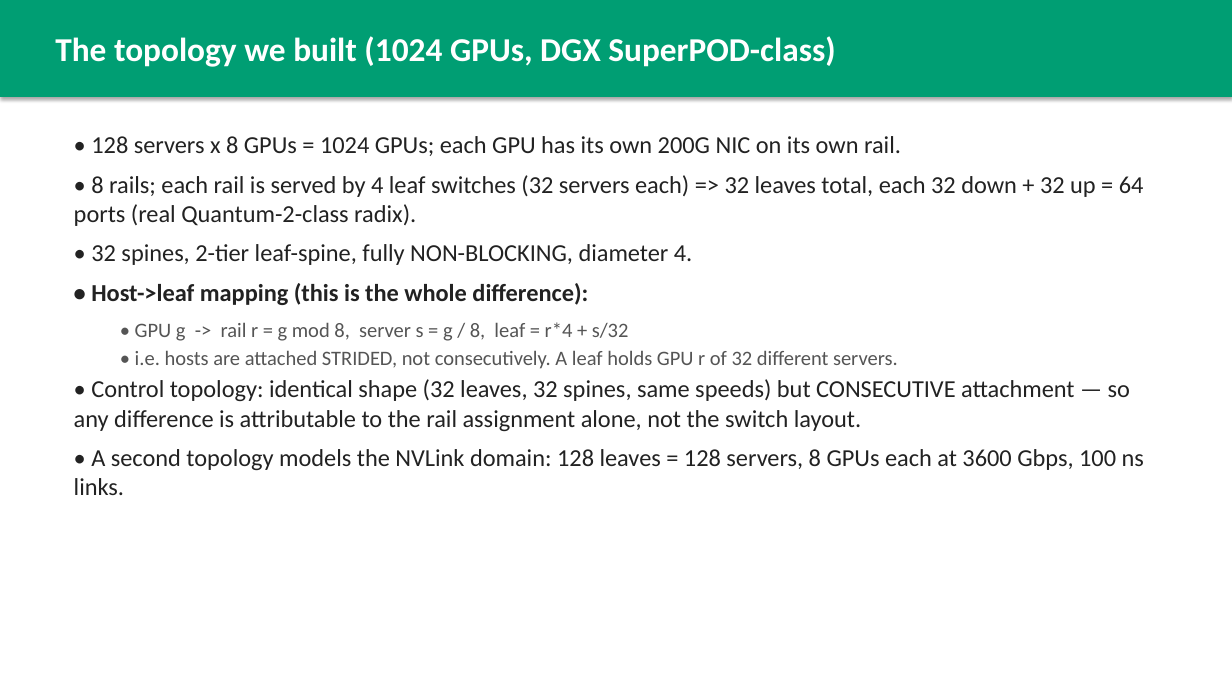
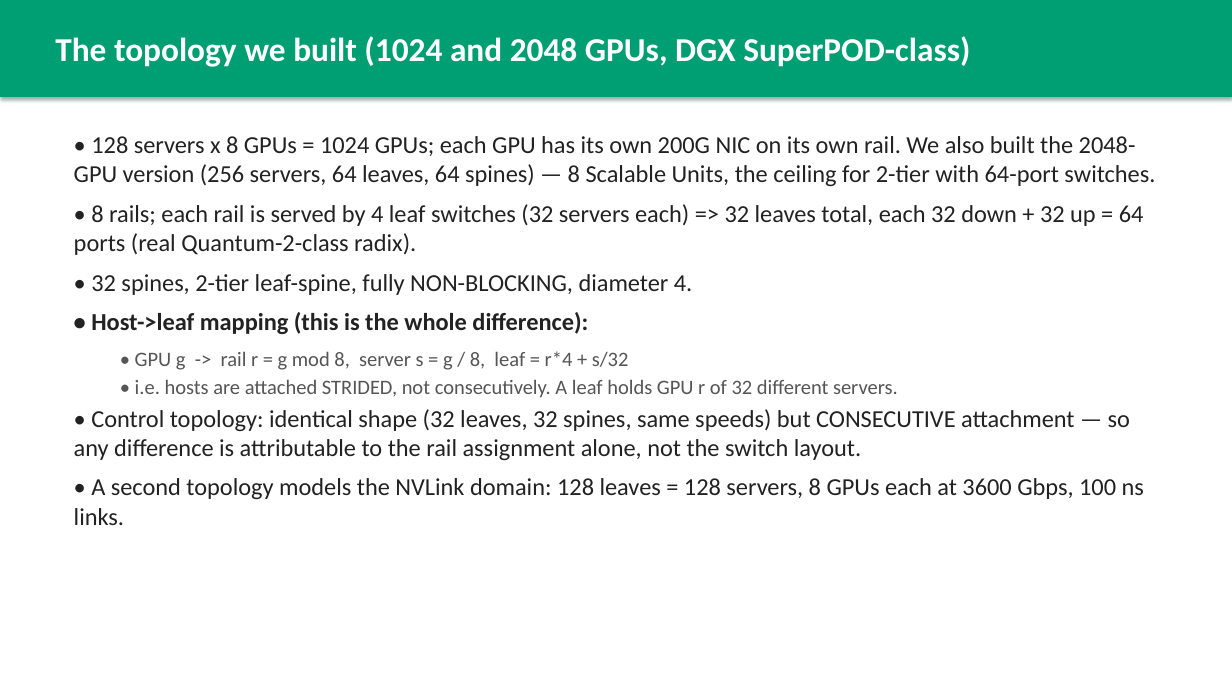
Before and after one commit to Mahmoudzahalka/HTSIM, a slide deck: slide 25 of htsim/sim/datacenter/experiments/runs/IB_vs_UET_presentation.pptx. Drawn at 1232x693 pixels with LibreOffice and Linux fonts; fonts in the diff are those of the drawing. Boxes give left, top, right and bottom in pixels: in the first picture for what was removed or moved away, otherwise in the second. Text is boxed around its words. In the diff, an @@ line names an element or a change of style, - is before the commit and + after.

Commit message:
Rail study complete: 48/48 runs, fold in the 3 big-box results
The three MoE/2048/100MB cells (ib.rail, ib.flat, uet.flat) came back clean from
the larger-memory machine -- all flows finished, zero lossless overflow. Grid is
now 48/48 ok.

Reassembled results_rail.csv / utilization_rail.csv (48 rows each).

make_graphs_rail.py: g() matched only (workload,size,stack,topology) and returned
the first hit, so once 2048 rows were appended it silently plotted the 1024 row
every time -- half the grid was missing from every figure. Added an explicit node
count and split all figures by scale; new fig4 carries the IB/UET ratio.

The 2048 data overturns two conclusions drawn from the 1024-only grid:
  - "UET is indifferent to rails" holds for all-reduce but NOT for MoE, where
    UET's rail benefit grows with scale to -16% at 2048/100MB.
  - IB's 11% MoE win at 1024/100MB (0.89x) does not survive scaling: 1.31x at 2048.
Rail locality still leaves UET's retransmits unchanged (0.3-2.9%) even where it
cuts makespan 16%, which is the clearest evidence yet that MoE is endpoint-bound.

Updated §8 of DESIGN_AND_VALIDATION.md, §7 of IB_vs_UET_COMPARISON.md, and the
deck (34 -> 36 slides). RUN_ON_BIGGER_BOX.md marked done, kept as the repro record.

```diff
--- a/htsim/sim/datacenter/experiments/runs/IB_vs_UET_presentation.pptx
+++ b/htsim/sim/datacenter/experiments/runs/IB_vs_UET_presentation.pptx
@@ text at (x1=55, y1=36, x2=970, y2=67): text changed @@
-The topology we built (1024 GPUs, DGX SuperPOD-class)
+The topology we built (1024 and 2048 GPUs, DGX SuperPOD-class)
@@ text at (x1=74, y1=136, x2=1155, y2=186): text changed @@
-• 128 servers x 8 GPUs = 1024 GPUs; each GPU has its own 200G NIC on its own rail.
+• 128 servers x 8 GPUs = 1024 GPUs; each GPU has its own 200G NIC on its own rail. We also built the 2048-GPU version (256 servers, 64 leaves, 64 spines) — 8 Scalable Units, the ceiling for 2-tier with 64-port switches.
```
Also in this commit, not shown: 5 other slides changed, 3 slides added, 1 slide removed, 12 other files.
